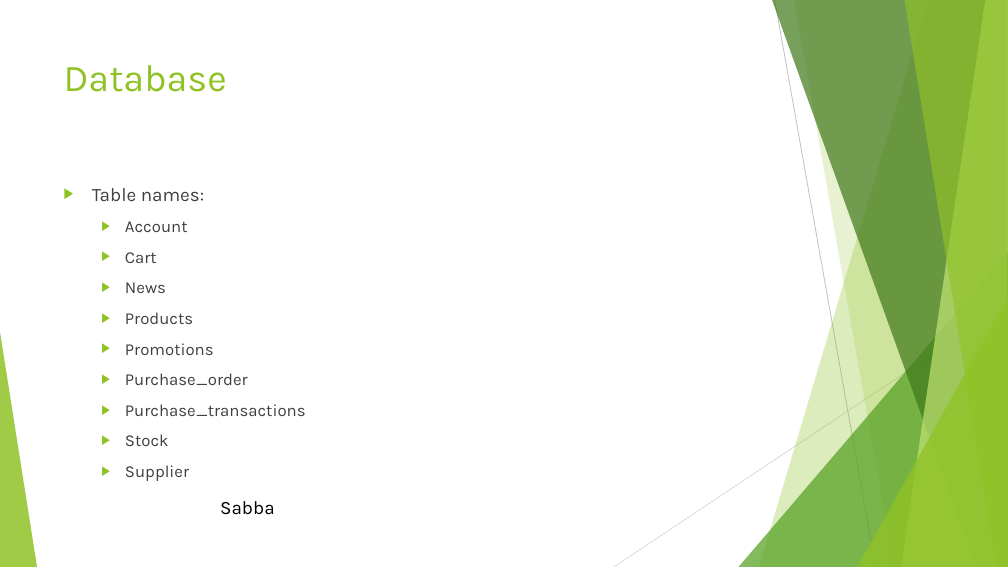
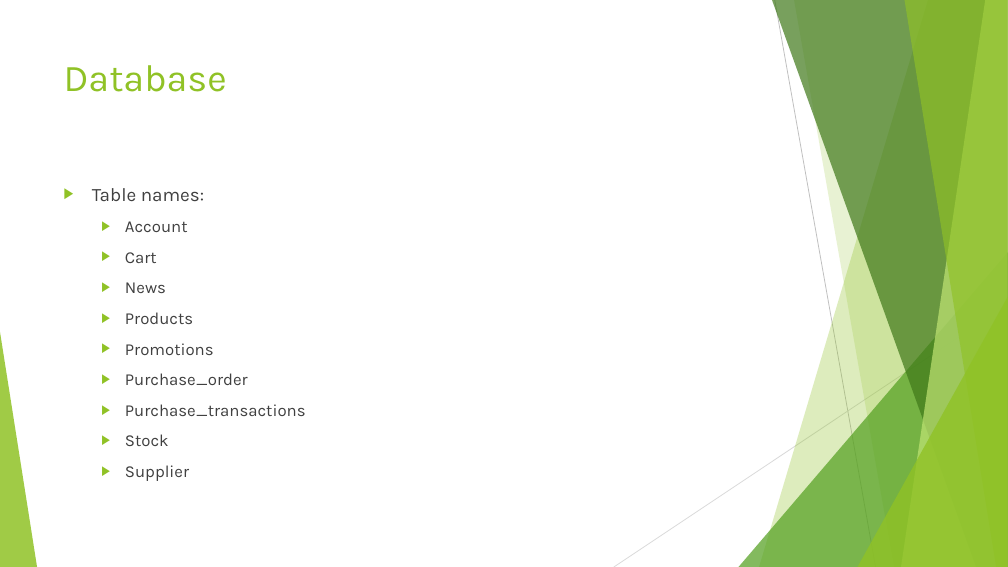
Before and after one commit to ASA786/supermarket_app, a slide deck: slide 9 of Team Project/Presentation (1).pptx (slide 8 before the commit). Drawn at 1008x567 pixels with LibreOffice and Linux fonts; fonts in the diff are those of the drawing. Boxes give left, top, right and bottom in pixels: in the first picture for what was removed or moved away, otherwise in the second. Text is boxed around its words. In the diff, an @@ line names an element or a change of style, - is before the commit and + after.

```diff
--- a/Team Project/Presentation (1).pptx
+++ b/Team Project/Presentation (1).pptx
@@ text removed at <box>220,501,275,515</box> @@
-Sabba
```
Also in this commit, not shown: 14 other slides changed, 5 slides added, 3 slides removed.
